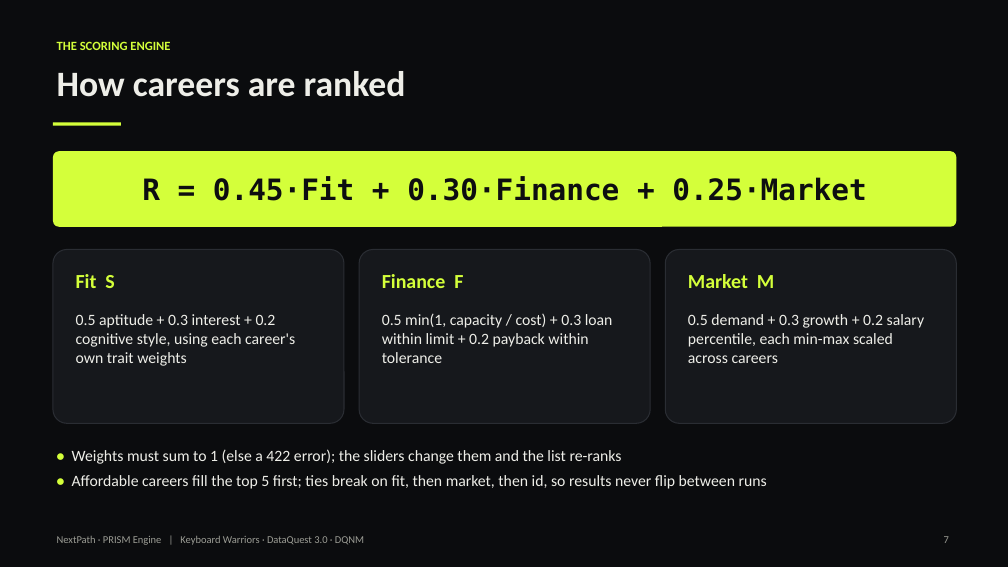
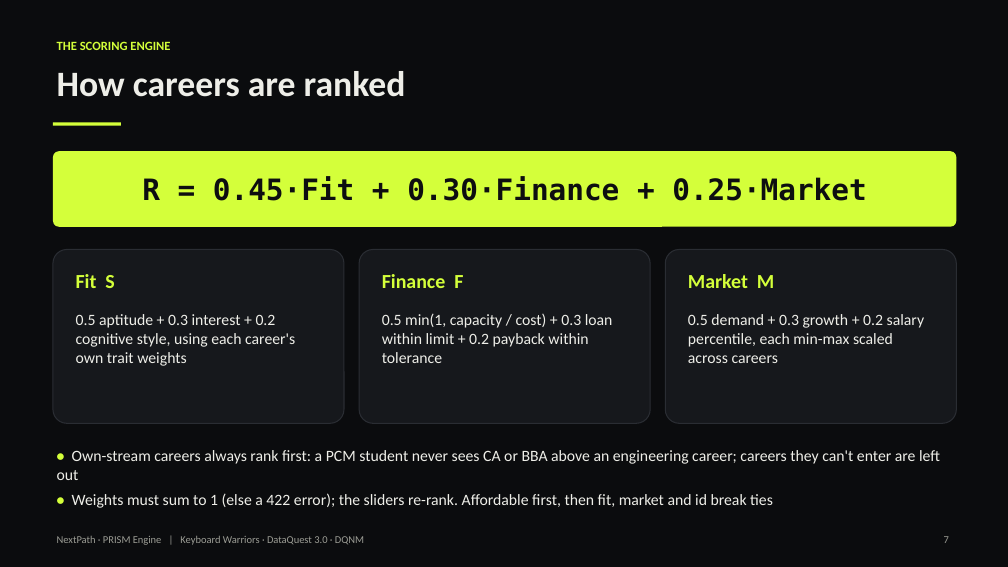
Before and after one commit to xSnehank/nextpath-prime, a slide deck: slide 7 of docs/PRISM-Engine.pptx. Drawn at 1008x567 pixels with LibreOffice and Linux fonts; fonts in the diff are those of the drawing. Boxes give left, top, right and bottom in pixels: in the first picture for what was removed or moved away, otherwise in the second. Text is boxed around its words. In the diff, an @@ line names an element or a change of style, - is before the commit and + after.

Commit message:
feat: stream-aware catalog with 56 careers, 59 programmes and 355 colleges
- db/data/*.csv: curated careers, degree programmes (eligible and natural
  Class 11-12 streams per regulator), 355 colleges with NIRF 2025 tiers,
  and fee sources (official where found, otherwise flagged estimates).
- db/scripts/build_catalog.py validates the catalog and generates seed 02;
  O*NET weights read careers.csv; market rows for the 43 new careers.
- Migration 004: profiles.stream, courses eligible/primary streams,
  exams_colleges.tier; SQL tests for the new rules.
- Backend: step 0 stream rule (own stream first, closed careers left out),
  cost at a typical (median) college, colleges shown 4 per tier;
  StudentProfile.stream required; stream_match / typical_college / tier.
- Frontend: stream question on onboarding, "Outside your stream" badge,
  colleges grouped by tier with course and city.
- Docs: guide section 4 (steps 0, 3, 5), README data section, deck.

```diff
--- a/docs/PRISM-Engine.pptx
+++ b/docs/PRISM-Engine.pptx
@@ text at [57,450,940,508]: text changed @@
-• Weights must sum to 1 (else a 422 error); the sliders change them and the list re-ranks
-• Affordable careers fill the top 5 first; ties break on fit, then market, then id, so results never flip between runs
+• Own-stream careers always rank first: a PCM student never sees CA or BBA above an engineering career; careers they can't enter are left out
+• Weights must sum to 1 (else a 422 error); the sliders re-rank. Affordable first, then fit, market and id break ties
```
Also in this commit, not shown: 5 other slides changed, 43 other files.
